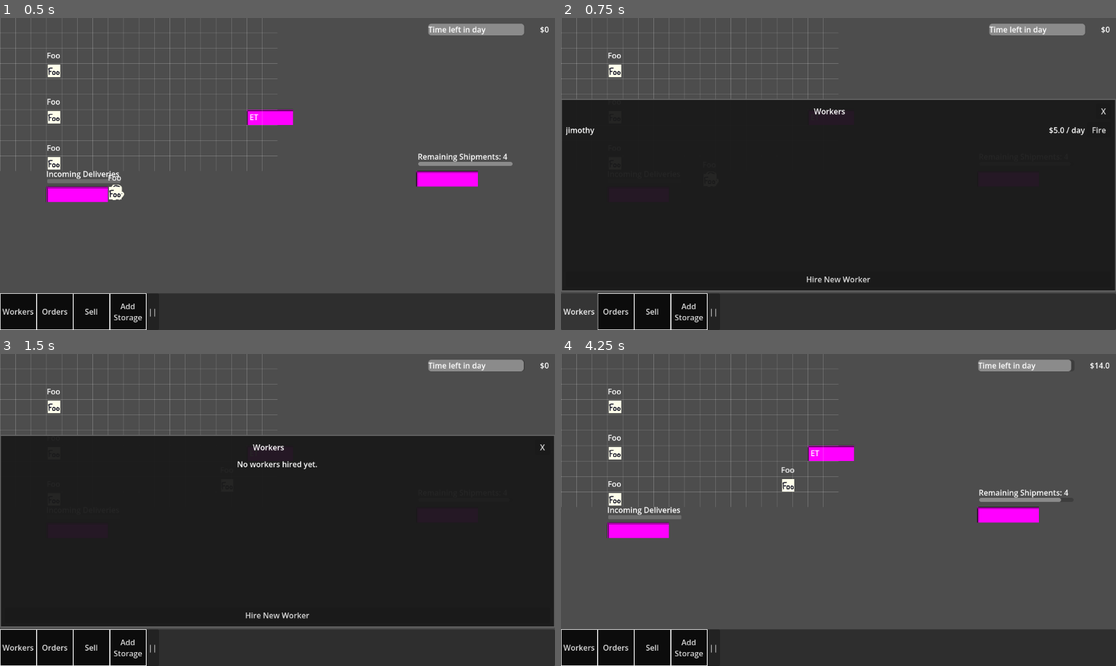
Above: before the commit, frames 1-4 (two rows, left to right).
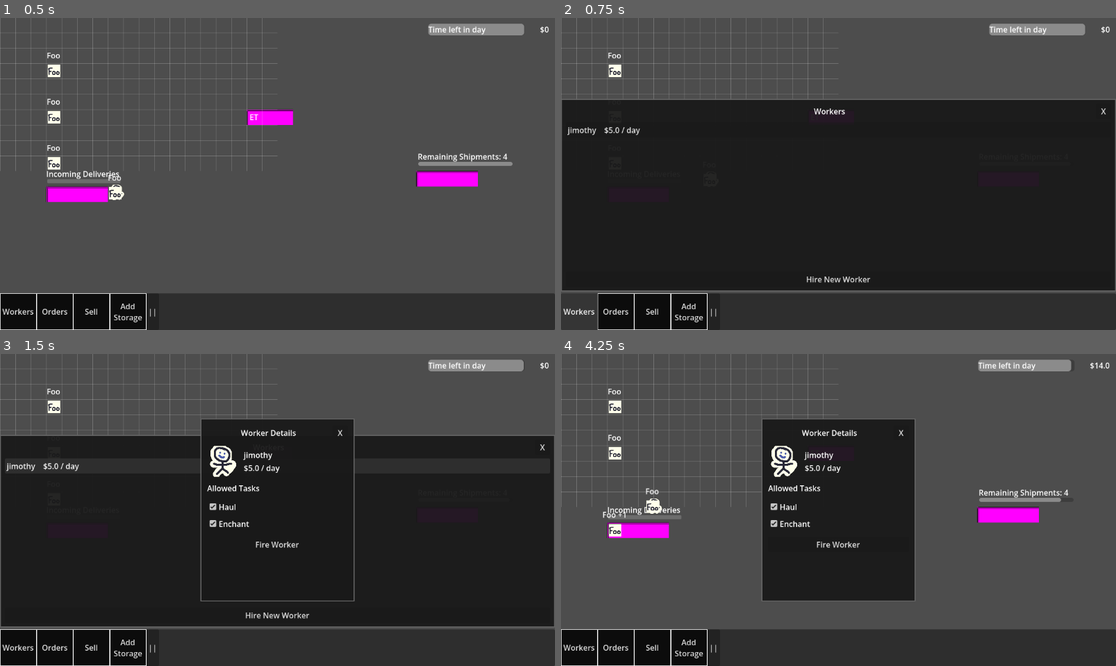
Above: after the commit, the same moments.

Repository: wpuerner/fantasy_factory
Game: Godot game, scene res://scenes/main.tscn
Two runs of this game, one before a commit and one after it. Both use one fixed random seed, a clock stepped at 60 frames per second and the inputs below.
Inputs (mouse positions are in pixels of both pictures, inside the frame that each line leads up to):
- Up to frame 1 (0.5 s): no input
- Up to frame 2 (0.75 s): click "Workers" at 0.5 s
- Up to frame 3 (1.5 s): click (538, 466) at 1.25 s, where only the run before the commit has a clickable "Fire"
- Up to frame 4 (4.25 s): click (838, 466) at 2 s, where only the run after the commit has a clickable "jimothy $5.0 / day"; click "Orders" at 2.75 s; click "Order" at 3.5 s

Frame 1 is identical in both runs. In frame 2, 0.2% of the frame differs, in the area x 0-99%, y 34-38%; in frame 3, 3.0%; in frame 4, 16%, in the area x 7-64%, y 20-80%.

Commit message:
worker details window

Diff:
--- a/scenes/behaviors/task/work/work_task_behavior.gd
+++ b/scenes/behaviors/task/work/work_task_behavior.gd
@@ -22,7 +22,7 @@
 func start(worker, navigation_agent: NavigationAgent2D, workbench) -> bool:
 	_worker = worker
 	_navigation_agent = navigation_agent
-	if not reservation_resource.reserve(_workbench, _worker):
+	if not reservation_resource.reserve(workbench, _worker):
 		return false
 	_workbench = workbench
 
--- a/scenes/enchanting_table/enchanting_table.gd
+++ b/scenes/enchanting_table/enchanting_table.gd
@@ -25,6 +25,7 @@
 	if current_work >= needed_work_amount:
 		item.queue_free()
 		var new_item = item_resource.create_from_template(ticket.output_item_name)
+		new_item.container = self
 		add_child(new_item)
 		item = new_item
 		return true
--- a/scenes/main.gd
+++ b/scenes/main.gd
@@ -7,6 +7,7 @@
 @export var end_of_day_window: Control
 @export var grid_resource: GridResource
 @export var bankrupt_label: Control
+@export var worker_details_window: Control
 
 @onready var money_resource = preload("res://resources/money/money_resource.tres")
 @onready var furniture_resource = preload("res://resources/furniture/furniture_resource.tres")
@@ -45,6 +46,8 @@
 	day_time_progress_bar.max_value = day_timer.wait_time
 	_start_day()
 
+	_connect_workers()
+
 
 func _physics_process(_delta):
 	day_time_progress_bar.value = day_timer.time_left
@@ -62,6 +65,25 @@
 func _on_worker_hired(worker: Node2D):
 	worker.global_position = Vector2(200, 200)
 	add_child(worker)
+	_connect_worker(worker)
+
+func _connect_workers() -> void:
+	for worker: Node2D in get_tree().get_nodes_in_group("workers"):
+		_connect_worker(worker)
+
+func _connect_worker(worker: Node2D) -> void:
+	if not worker.clicked.is_connected(_on_worker_clicked):
+		worker.clicked.connect(_on_worker_clicked)
+
+func _on_worker_clicked(worker: Node2D) -> void:
+	_open_worker_details(worker)
+
+func _on_worker_selected(worker: Node2D) -> void:
+	_open_worker_details(worker)
+
+func _open_worker_details(worker: Node2D) -> void:
+	if is_instance_valid(worker):
+		worker_details_window.open(worker)
 
 func _on_day_timer_timeout():
 	get_tree().paused = true
--- a/scenes/main.tscn
+++ b/scenes/main.tscn
@@ -27,7 +27,7 @@
 source_geometry_mode = 1
 agent_radius = 6.0
 
-[node name="Main" type="Node2D" unique_id=920098001 node_paths=PackedStringArray("day_timer", "money_label", "hire_workers_window", "day_time_progress_bar", "end_of_day_window", "bankrupt_label")]
+[node name="Main" type="Node2D" unique_id=920098001 node_paths=PackedStringArray("day_timer", "money_label", "hire_workers_window", "day_time_progress_bar", "end_of_day_window", "bankrupt_label", "worker_details_window")]
 script = ExtResource("1_tbgi4")
 day_timer = NodePath("DayTimer")
 money_label = NodePath("SubViewport/MarginContainer/HBoxContainer/MoneyLabel")
@@ -36,6 +36,7 @@
 end_of_day_window = NodePath("SubViewport/EndOfDayWindow")
 grid_resource = ExtResource("2_85g3d")
 bankrupt_label = NodePath("SubViewport/BankruptLabel")
+worker_details_window = NodePath("SubViewport/WorkerDetailsWindow")
 
 [node name="DayTimer" type="Timer" parent="." unique_id=1465492600]
 wait_time = 120.0
@@ -88,7 +89,7 @@
 
 [node name="StorageAreaConfigWindow" parent="SubViewport" unique_id=732863957 instance=ExtResource("18_config")]
 
-[node name="TaskPane" parent="SubViewport" unique_id=1829546335 instance=ExtResource("6_choun")]
+[node name="WorkerDetailsWindow" parent="SubViewport" unique_id=1829546335 instance=ExtResource("6_choun")]
 visible = false
 
 [node name="HireWorkersWindow" parent="SubViewport" unique_id=1336760795 instance=ExtResource("7_tipki")]
@@ -135,6 +136,7 @@
 
 [connection signal="timeout" from="DayTimer" to="." method="_on_day_timer_timeout"]
 [connection signal="worker_hired" from="SubViewport/ToolBar" to="." method="_on_worker_hired"]
+[connection signal="worker_selected" from="SubViewport/ToolBar" to="." method="_on_worker_selected"]
 [connection signal="worker_hired" from="SubViewport/HireWorkersWindow" to="." method="_on_hire_workers_window_worker_hired"]
 [connection signal="bankrupted" from="SubViewport/EndOfDayWindow" to="." method="_on_end_of_day_window_bankrupted"]
 [connection signal="day_was_started" from="SubViewport/EndOfDayWindow" to="." method="_on_end_of_day_window_day_was_started"]
--- a/scenes/ui/tool_bar/tool_bar.gd
+++ b/scenes/ui/tool_bar/tool_bar.gd
@@ -1,6 +1,7 @@
 extends Control
 
 signal worker_hired(worker)
+signal worker_selected(worker: Node2D)
 
 @export var workers_window: Control
 @export var order_items_window: Control
@@ -44,3 +45,7 @@
 
 func _on_hire_workers_window_worker_hired(worker):
 	worker_hired.emit(worker)
+
+
+func _on_workers_window_worker_selected(worker: Node2D):
+	worker_selected.emit(worker)
--- a/scenes/ui/tool_bar/tool_bar.tscn
+++ b/scenes/ui/tool_bar/tool_bar.tscn
@@ -9,7 +9,7 @@
 [ext_resource type="PackedScene" uid="uid://cv1bqlq7xfhkp" path="res://scenes/ui/tool_bar/hire_workers_window/hire_workers_window.tscn" id="3_yaowb"]
 [ext_resource type="PackedScene" path="res://scenes/ui/tool_bar/sell_window/sell_window.tscn" id="4_sellw"]
 
-[node name="ToolBar" type="VBoxContainer" node_paths=PackedStringArray("workers_window", "order_items_window", "sell_window")]
+[node name="ToolBar" type="VBoxContainer" unique_id=754529259 node_paths=PackedStringArray("workers_window", "order_items_window", "sell_window")]
 anchors_preset = 12
 anchor_top = 1.0
 anchor_right = 1.0
@@ -23,52 +23,52 @@
 sell_window = NodePath("SellWindow")
 storage_area_tool_mode = ExtResource("2_f1cdh")
 
-[node name="HireWorkersWindow" parent="." instance=ExtResource("3_yaowb")]
+[node name="HireWorkersWindow" parent="." unique_id=172731103 instance=ExtResource("3_yaowb")]
 visible = false
 layout_mode = 2
 
-[node name="WorkersWindow" parent="." node_paths=PackedStringArray("hire_workers_window") instance=ExtResource("2_wpu12")]
+[node name="WorkersWindow" parent="." unique_id=335532529 node_paths=PackedStringArray("hire_workers_window") instance=ExtResource("2_wpu12")]
 visible = false
 layout_mode = 2
 hire_workers_window = NodePath("../HireWorkersWindow")
 
-[node name="OrderItemsWindow" parent="." instance=ExtResource("3_f1cdh")]
+[node name="OrderItemsWindow" parent="." unique_id=414140926 instance=ExtResource("3_f1cdh")]
 visible = false
 layout_mode = 2
 
-[node name="SellWindow" parent="." instance=ExtResource("4_sellw")]
-visible = false
+[node name="SellWindow" parent="." unique_id=1272612789 instance=ExtResource("4_sellw")]
 layout_mode = 2
 size_flags_horizontal = 4
 
-[node name="PanelContainer" type="PanelContainer" parent="."]
+[node name="PanelContainer" type="PanelContainer" parent="." unique_id=1337410767]
 custom_minimum_size = Vector2(0, 76)
 layout_mode = 2
 
-[node name="HBoxContainer" type="HBoxContainer" parent="PanelContainer"]
+[node name="HBoxContainer" type="HBoxContainer" parent="PanelContainer" unique_id=1278499661]
 layout_mode = 2
 theme_override_constants/separation = 0
 
-[node name="WorkersButton" parent="PanelContainer/HBoxContainer" instance=ExtResource("1_nspt3")]
+[node name="WorkersButton" parent="PanelContainer/HBoxContainer" unique_id=1060173882 instance=ExtResource("1_nspt3")]
 layout_mode = 2
 
-[node name="OrdersButton" parent="PanelContainer/HBoxContainer" instance=ExtResource("1_nspt3")]
+[node name="OrdersButton" parent="PanelContainer/HBoxContainer" unique_id=1291246358 instance=ExtResource("1_nspt3")]
 layout_mode = 2
 text = "Orders"
 
-[node name="SellButton" parent="PanelContainer/HBoxContainer" instance=ExtResource("1_nspt3")]
+[node name="SellButton" parent="PanelContainer/HBoxContainer" unique_id=747431562 instance=ExtResource("1_nspt3")]
 layout_mode = 2
 text = "Sell"
 
-[node name="AddStorageButton" parent="PanelContainer/HBoxContainer" instance=ExtResource("1_nspt3")]
+[node name="AddStorageButton" parent="PanelContainer/HBoxContainer" unique_id=198049156 instance=ExtResource("1_nspt3")]
 layout_mode = 2
 text = "Add Storage"
 
-[node name="PauseButton" parent="PanelContainer/HBoxContainer" instance=ExtResource("2_jheq1")]
+[node name="PauseButton" parent="PanelContainer/HBoxContainer" unique_id=90518219 instance=ExtResource("2_jheq1")]
 layout_mode = 2
 
 [connection signal="worker_hired" from="HireWorkersWindow" to="." method="_on_hire_workers_window_worker_hired"]
 [connection signal="closed" from="WorkersWindow" to="." method="_on_workers_window_closed"]
+[connection signal="worker_selected" from="WorkersWindow" to="." method="_on_workers_window_worker_selected"]
 [connection signal="closed" from="OrderItemsWindow" to="." method="_on_order_items_window_closed"]
 [connection signal="closed" from="SellWindow" to="." method="_on_sell_window_closed"]
 [connection signal="pressed" from="PanelContainer/HBoxContainer/WorkersButton" to="." method="_on_workers_button_pressed"]
--- a/scenes/ui/tool_bar/workers_window/workers_window.gd
+++ b/scenes/ui/tool_bar/workers_window/workers_window.gd
@@ -1,6 +1,7 @@
 extends PanelContainer
 
 signal closed
+signal worker_selected(worker: Node2D)
 
 @export var worker_list_container: Container
 @export var hire_workers_window: Control
@@ -30,34 +31,17 @@
 		worker_list_container.add_child(empty_label)
 		return
 
-	for worker in workers:
-		var entry: HBoxContainer = HBoxContainer.new()
+	for worker: Node2D in workers:
+		var entry: Button = Button.new()
 		entry.size_flags_horizontal = Control.SIZE_EXPAND_FILL
-
-		var name_label: Label = Label.new()
-		name_label.text = worker.worker_name
-		name_label.size_flags_horizontal = Control.SIZE_EXPAND_FILL
-		entry.add_child(name_label)
-
-		var wage_label: Label = Label.new()
-		wage_label.text = "$" + str(worker.daily_wage) + " / day"
-		wage_label.custom_minimum_size = Vector2(80, 0)
-		wage_label.horizontal_alignment = HORIZONTAL_ALIGNMENT_RIGHT
-		entry.add_child(wage_label)
-
-		var fire_button: Button = Button.new()
-		fire_button.text = "Fire"
-		fire_button.custom_minimum_size = Vector2(50, 0)
-		fire_button.pressed.connect(_on_fire_worker_pressed.bind(worker))
-		entry.add_child(fire_button)
-
+		entry.alignment = HORIZONTAL_ALIGNMENT_LEFT
+		entry.text = worker.worker_name + "    $" + str(worker.daily_wage) + " / day"
+		entry.pressed.connect(_on_worker_entry_pressed.bind(worker))
 		worker_list_container.add_child(entry)
 
 
-func _on_fire_worker_pressed(worker: Node2D) -> void:
-	worker_resource.deregister_worker(worker)
-	worker.queue_free()
-	_refresh_worker_list()
+func _on_worker_entry_pressed(worker: Node2D) -> void:
+	worker_selected.emit(worker)
 
 
 func _on_hire_button_pressed() -> void:
--- a/scenes/ui/worker_details_window/worker_details_window.gd
+++ b/scenes/ui/worker_details_window/worker_details_window.gd
@@ -1,43 +1,39 @@
 extends PanelContainer
 
-@export var card_container: Container
+signal closed
+
 @export var worker_name_label: Label
 @export var daily_wage_label: Label
+@export var haul_check_box: CheckBox
+@export var enchant_check_box: CheckBox
 
 var worker: Node2D
 
 func open(opened_worker: Node2D):
 	worker = opened_worker
 	worker_name_label.text = worker.worker_name
-	daily_wage_label.text = "$" + str(worker.daily_wage) + "/day"
-
+	daily_wage_label.text = "$" + str(worker.daily_wage) + " / day"
+	haul_check_box.set_pressed_no_signal(worker.can_haul)
+	enchant_check_box.set_pressed_no_signal(worker.can_enchant)
 	visible = true
 
-func _close():
+func close():
 	visible = false
-	for child in card_container.get_children():
-		child.queue_free()
+	worker = null
+	closed.emit()
 
-func _on_button_pressed():
-	_close()
+func _on_close_button_pressed():
+	close()
 
-func _on_task_deleted(card: Control):
-	worker.erase_task(card.task)
+func _on_haul_check_box_toggled(toggled_on: bool):
+	if is_instance_valid(worker):
+		worker.can_haul = toggled_on
 
-func _on_task_priority_increase_requested(card: Control):
-	var index = card.get_index()
-	if index <= 0:
-		return
-	card_container.move_child(card, index - 1)
-	worker.increase_priority(card.task)
-
-func _on_task_priority_decrease_requested(card: Control):
-	var index = card.get_index()
-	if index >= len(card_container.get_children()) - 1:
-		return
-	card_container.move_child(card, index + 1)
-	worker.decrease_priority(card.task)
+func _on_enchant_check_box_toggled(toggled_on: bool):
+	if is_instance_valid(worker):
+		worker.can_enchant = toggled_on
 
 func _on_fire_worker_button_pressed():
-	worker.queue_free()
-	_close()
+	if is_instance_valid(worker):
+		worker.fire()
+	close()
--- a/scenes/ui/worker_details_window/worker_details_window.tscn
+++ b/scenes/ui/worker_details_window/worker_details_window.tscn
@@ -1,68 +1,110 @@
-[gd_scene load_steps=2 format=3 uid="uid://cyqxyl3ur7jeq"]
+[gd_scene load_steps=4 format=3 uid="uid://cyqxyl3ur7jeq"]
 
 [ext_resource type="Script" uid="uid://dcpr3y6s88akg" path="res://scenes/ui/worker_details_window/worker_details_window.gd" id="1_yqe5p"]
+[ext_resource type="Texture2D" uid="uid://c5faynebg0nt1" path="res://scenes/worker/worker.png" id="2_avatar"]
 
-[node name="WorkerDetailsWindow" type="PanelContainer" node_paths=PackedStringArray("card_container", "worker_name_label", "daily_wage_label")]
-custom_minimum_size = Vector2(300, 0)
-anchors_preset = 11
-anchor_left = 1.0
-anchor_right = 1.0
-anchor_bottom = 1.0
-grow_horizontal = 0
+[sub_resource type="StyleBoxFlat" id="StyleBoxFlat_panel"]
+bg_color = Color(0.1, 0.1, 0.1, 0.95)
+border_width_left = 2
+border_width_top = 2
+border_width_right = 2
+border_width_bottom = 2
+border_color = Color(0.4, 0.4, 0.4, 1)
+
+[node name="WorkerDetailsWindow" type="PanelContainer" node_paths=PackedStringArray("worker_name_label", "daily_wage_label", "haul_check_box", "enchant_check_box")]
+process_mode = 3
+custom_minimum_size = Vector2(320, 0)
+anchors_preset = 8
+anchor_left = 0.5
+anchor_top = 0.5
+anchor_right = 0.5
+anchor_bottom = 0.5
+offset_left = -160.0
+offset_top = -190.0
+offset_right = 160.0
+offset_bottom = 190.0
+grow_horizontal = 2
 grow_vertical = 2
+theme_override_styles/panel = SubResource("StyleBoxFlat_panel")
 script = ExtResource("1_yqe5p")
-card_container = NodePath("MarginContainer/DetailsContainer/TaskCardContainer")
-worker_name_label = NodePath("MarginContainer/DetailsContainer/HSplitContainer/HBoxContainer/WorkerNameLabel")
-daily_wage_label = NodePath("MarginContainer/DetailsContainer/HSplitContainer/HBoxContainer/DailyWageLabel")
+worker_name_label = NodePath("MarginContainer/VBoxContainer/AvatarRow/NameWageBox/WorkerNameLabel")
+daily_wage_label = NodePath("MarginContainer/VBoxContainer/AvatarRow/NameWageBox/DailyWageLabel")
+haul_check_box = NodePath("MarginContainer/VBoxContainer/TaskToggles/HaulCheckBox")
+enchant_check_box = NodePath("MarginContainer/VBoxContainer/TaskToggles/EnchantCheckBox")
 
 [node name="MarginContainer" type="MarginContainer" parent="."]
 layout_mode = 2
-theme_override_constants/margin_left = 8
-theme_override_constants/margin_top = 8
-theme_override_constants/margin_right = 8
-theme_override_constants/margin_bottom = 8
+theme_override_constants/margin_left = 12
+theme_override_constants/margin_top = 12
+theme_override_constants/margin_right = 12
+theme_override_constants/margin_bottom = 12
 
-[node name="DetailsContainer" type="VBoxContainer" parent="MarginContainer"]
+[node name="VBoxContainer" type="VBoxContainer" parent="MarginContainer"]
 layout_mode = 2
-size_flags_vertical = 0
-theme_override_constants/separation = 8
+theme_override_constants/separation = 12
 
-[node name="HSplitContainer" type="HSplitContainer" parent="MarginContainer/DetailsContainer"]
+[node name="TitleBar" type="HBoxContainer" parent="MarginContainer/VBoxContainer"]
 layout_mode = 2
-dragging_enabled = false
-dragger_visibility = 1
 
-[node name="HBoxContainer" type="HBoxContainer" parent="MarginContainer/DetailsContainer/HSplitContainer"]
+[node name="TitleLabel" type="Label" parent="MarginContainer/VBoxContainer/TitleBar"]
 layout_mode = 2
-theme_override_constants/separation = 24
+size_flags_horizontal = 3
+text = "Worker Details"
+horizontal_alignment = 1
 
-[node name="WorkerNameLabel" type="Label" parent="MarginContainer/DetailsContainer/HSplitContainer/HBoxContainer"]
+[node name="CloseButton" type="Button" parent="MarginContainer/VBoxContainer/TitleBar"]
+custom_minimum_size = Vector2(32, 0)
+layout_mode = 2
+text = "X"
+
+[node name="AvatarRow" type="HBoxContainer" parent="MarginContainer/VBoxContainer"]
+layout_mode = 2
+theme_override_constants/separation = 12
+
+[node name="Avatar" type="TextureRect" parent="MarginContainer/VBoxContainer/AvatarRow"]
+custom_minimum_size = Vector2(64, 64)
+layout_mode = 2
+texture = ExtResource("2_avatar")
+expand_mode = 1
+stretch_mode = 5
+
+[node name="NameWageBox" type="VBoxContainer" parent="MarginContainer/VBoxContainer/AvatarRow"]
+layout_mode = 2
+size_flags_horizontal = 3
+size_flags_vertical = 4
+theme_override_constants/separation = 4
+
+[node name="WorkerNameLabel" type="Label" parent="MarginContainer/VBoxContainer/AvatarRow/NameWageBox"]
 layout_mode = 2
 text = "NAME"
 
-[node name="DailyWageLabel" type="Label" parent="MarginContainer/DetailsContainer/HSplitContainer/HBoxContainer"]
+[node name="DailyWageLabel" type="Label" parent="MarginContainer/VBoxContainer/AvatarRow/NameWageBox"]
 layout_mode = 2
 text = "$XX / day"
 
-[node name="Button" type="Button" parent="MarginContainer/DetailsContainer/HSplitContainer"]
-custom_minimum_size = Vector2(32, 0)
+[node name="TaskSectionLabel" type="Label" parent="MarginContainer/VBoxContainer"]
 layout_mode = 2
-size_flags_horizontal = 8
-text = "X"
+text = "Allowed Tasks"
 
-[node name="TaskCardContainer" type="VBoxContainer" parent="MarginContainer/DetailsContainer"]
+[node name="TaskToggles" type="VBoxContainer" parent="MarginContainer/VBoxContainer"]
 layout_mode = 2
-theme_override_constants/separation = 8
+theme_override_constants/separation = 4
 
-[node name="AddTaskButton" type="Button" parent="MarginContainer/DetailsContainer"]
+[node name="HaulCheckBox" type="CheckBox" parent="MarginContainer/VBoxContainer/TaskToggles"]
 layout_mode = 2
-text = "Add Task"
+button_pressed = true
+text = "Haul"
 
-[node name="FireWorkerButton" type="Button" parent="MarginContainer"]
+[node name="EnchantCheckBox" type="CheckBox" parent="MarginContainer/VBoxContainer/TaskToggles"]
 layout_mode = 2
-size_flags_vertical = 8
+button_pressed = true
+text = "Enchant"
+
+[node name="FireWorkerButton" type="Button" parent="MarginContainer/VBoxContainer"]
+layout_mode = 2
 text = "Fire Worker"
 
-[connection signal="pressed" from="MarginContainer/DetailsContainer/HSplitContainer/Button" to="." method="_on_button_pressed"]
-[connection signal="pressed" from="MarginContainer/DetailsContainer/AddTaskButton" to="." method="_on_add_task_button_pressed"]
-[connection signal="pressed" from="MarginContainer/FireWorkerButton" to="." method="_on_fire_worker_button_pressed"]
+[connection signal="pressed" from="MarginContainer/VBoxContainer/TitleBar/CloseButton" to="." method="_on_close_button_pressed"]
+[connection signal="toggled" from="MarginContainer/VBoxContainer/TaskToggles/HaulCheckBox" to="." method="_on_haul_check_box_toggled"]
+[connection signal="toggled" from="MarginContainer/VBoxContainer/TaskToggles/EnchantCheckBox" to="." method="_on_enchant_check_box_toggled"]
+[connection signal="pressed" from="MarginContainer/VBoxContainer/FireWorkerButton" to="." method="_on_fire_worker_button_pressed"]
--- a/scenes/worker/worker.gd
+++ b/scenes/worker/worker.gd
@@ -1,9 +1,14 @@
 extends Node2D
+
+signal clicked(worker: Node2D)
 
 @export var worker_name: String = "jimothy"
 @export var worker_resource: WorkerResource
 @export var enchant_task_behavior: TaskBehavior
 @export var haul_task_behavior: TaskBehavior
+
+var can_haul: bool = true
+var can_enchant: bool = true
 
 const SPEED: float = 300.0
 
@@ -16,9 +21,9 @@
 
 func _physics_process(delta: float) -> void:
 	if !is_instance_valid(_current_behavior):
-		if enchant_task_behavior.start():
+		if can_enchant and enchant_task_behavior.start():
 			_current_behavior = enchant_task_behavior
-		elif haul_task_behavior.start():
+		elif can_haul and haul_task_behavior.start():
 			_current_behavior = haul_task_behavior
 	else:
 		var result: TaskBehavior.TaskStatus = _current_behavior.update(delta)
@@ -27,3 +32,13 @@
 
 	if !$NavigationAgent2D.is_target_reached():
 		global_position = global_position.move_toward($NavigationAgent2D.get_next_path_position(), SPEED * delta)
+
+
+func fire() -> void:
+	worker_resource.deregister_worker(self)
+	queue_free()
+
+
+func _on_area_2d_input_event(_viewport: Node, event: InputEvent, _shape_idx: int) -> void:
+	if event is InputEventMouseButton and event.button_index == MOUSE_BUTTON_LEFT and event.pressed:
+		clicked.emit(self)
Not shown: 1 places in scenes/ui/tool_bar/tool_bar.tscn that only renumber resources
